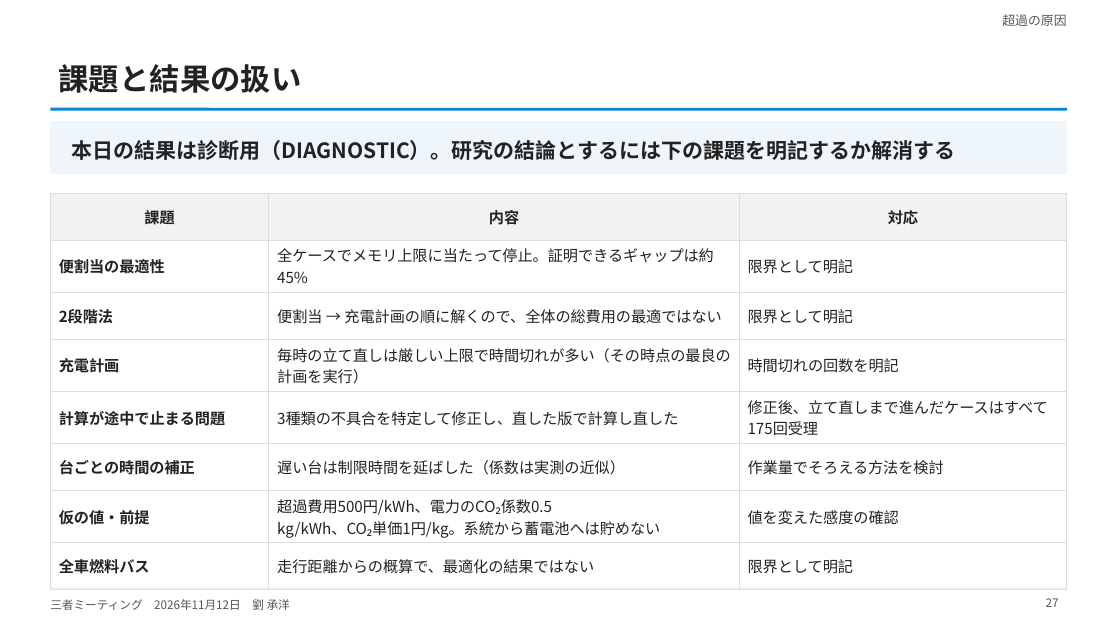
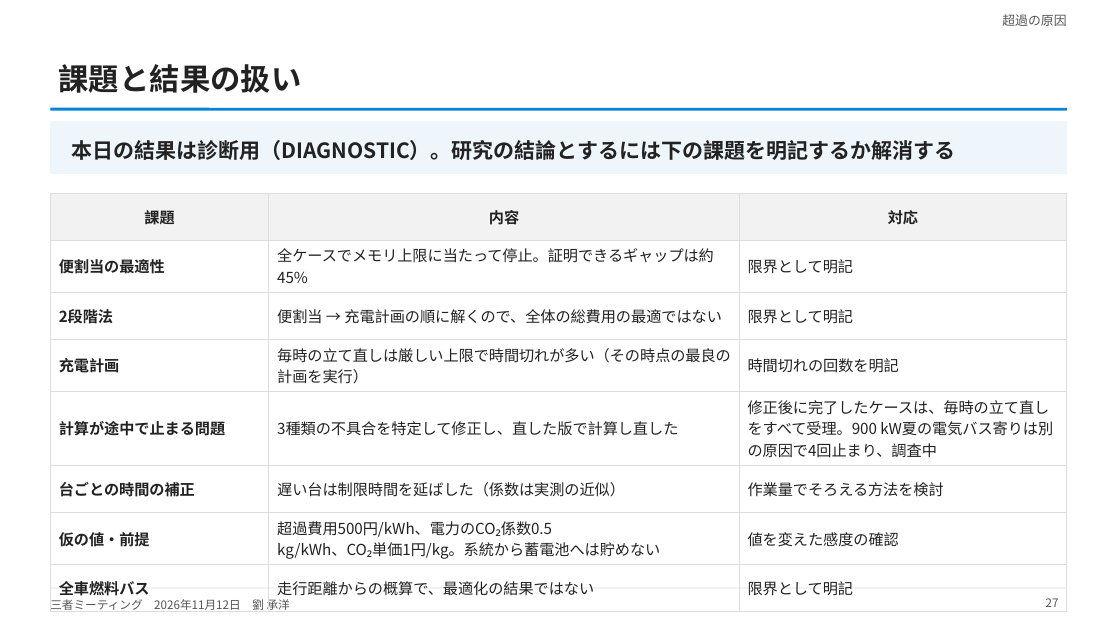
Before and after one commit to CYLIU2003/master-course, a slide deck: slide 27 of outcome/2026-11-12_three_party/three_party_20261112.pptx. Drawn at 1120x630 pixels with LibreOffice and Linux fonts; fonts in the diff are those of the drawing. Boxes give left, top, right and bottom in pixels: in the first picture for what was removed or moved away, otherwise in the second. Text is boxed around its words. In the diff, an @@ line names an element or a change of style, - is before the commit and + after.

```diff
--- a/outcome/2026-11-12_three_party/three_party_20261112.pptx
+++ b/outcome/2026-11-12_three_party/three_party_20261112.pptx
@@ table at (50,193,1067,600) @@
-row 5, column 3: 修正後、立て直しまで進んだケースはすべて175回受理
+row 5, column 3: 修正後に完了したケースは、毎時の立て直しをすべて受理。900 kW夏の電気バス寄りは別の原因で4回止まり、調査中
```
Also in this commit, not shown: 15 other slides changed, 3 other files.
